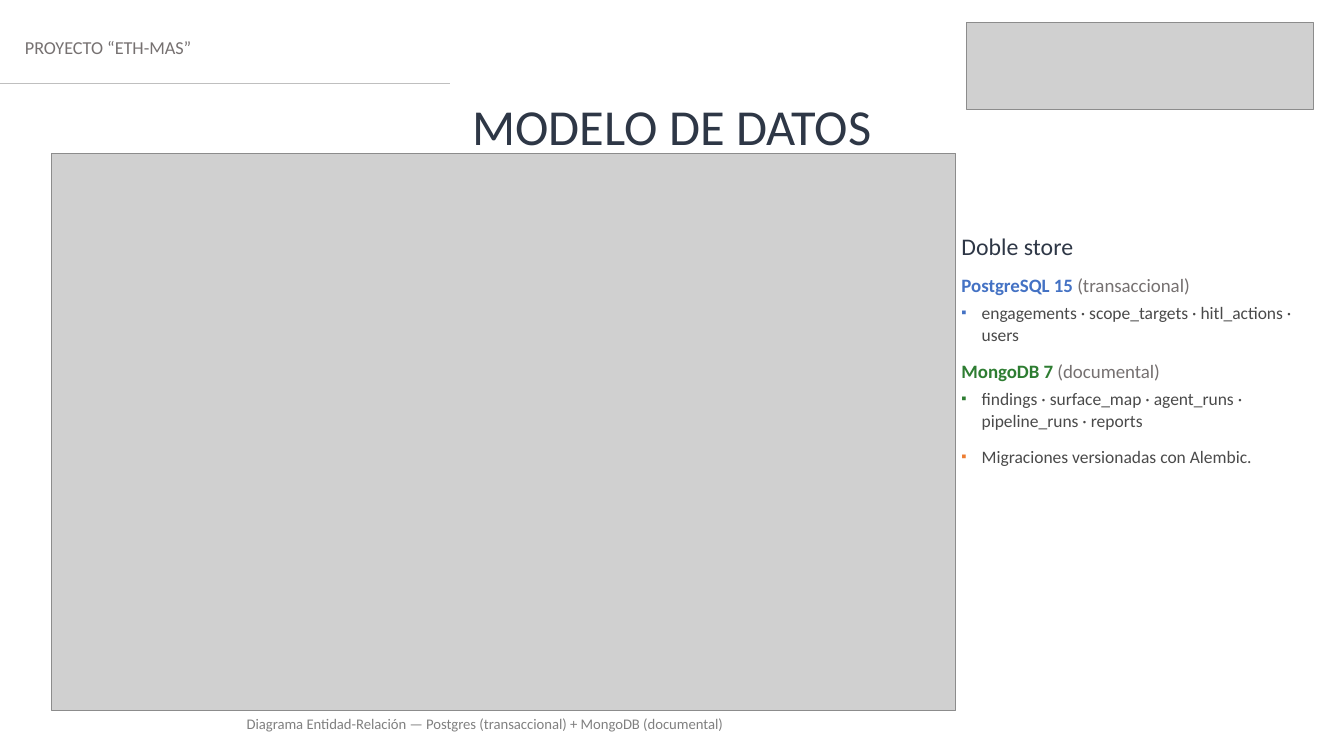
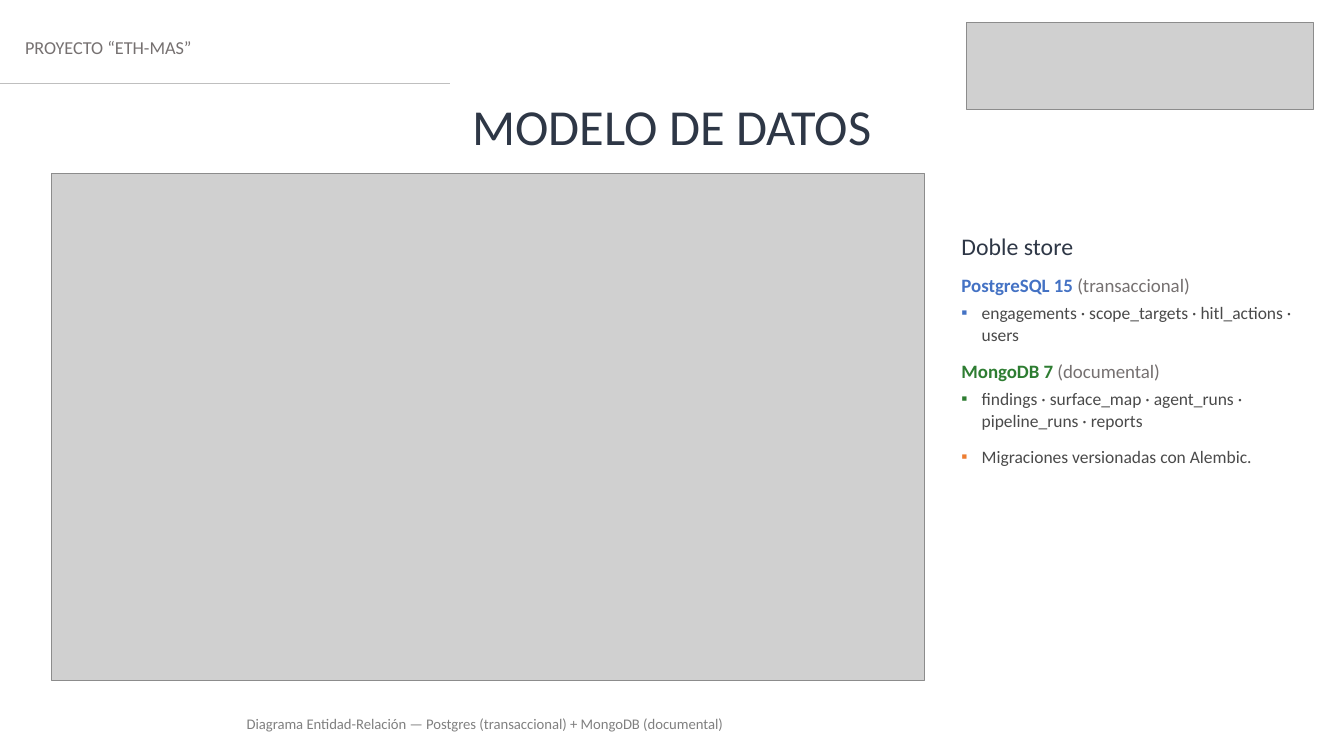
Before and after one commit to rodrigosantibanez1/Capstone, a slide deck: slide 9 of Fase 3/Evidencias Grupales/ETH-MAS_Presentacion_Final_Capstone.pptx (slide 11 before the commit). Drawn at 1344x756 pixels with LibreOffice and Linux fonts; fonts in the diff are those of the drawing; grey boxes stand for pictures. Boxes give left, top, right and bottom in pixels: in the first picture for what was removed or moved away, otherwise in the second. Text is boxed around its words. In the diff, an @@ line names an element or a change of style, - is before the commit and + after.

```diff
--- a/Fase 3/Evidencias Grupales/ETH-MAS_Presentacion_Final_Capstone.pptx
+++ b/Fase 3/Evidencias Grupales/ETH-MAS_Presentacion_Final_Capstone.pptx
@@ picture: place and size @@
-picture at (52, 153, 957, 711)
+picture at (51, 173, 925, 681)
@@ text "Doble store" at (961, 238, 1283, 466): less space between paragraphs; more space between paragraphs @@
```
Also in this commit, not shown: 15 other slides changed, 2 slides added, 8 slides removed.
